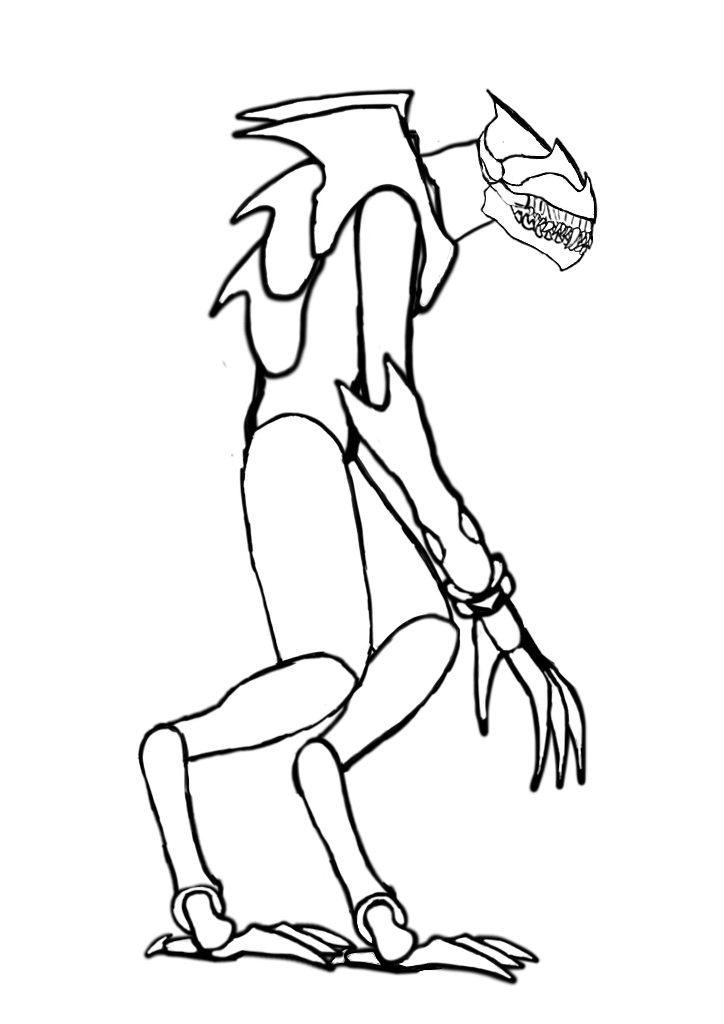
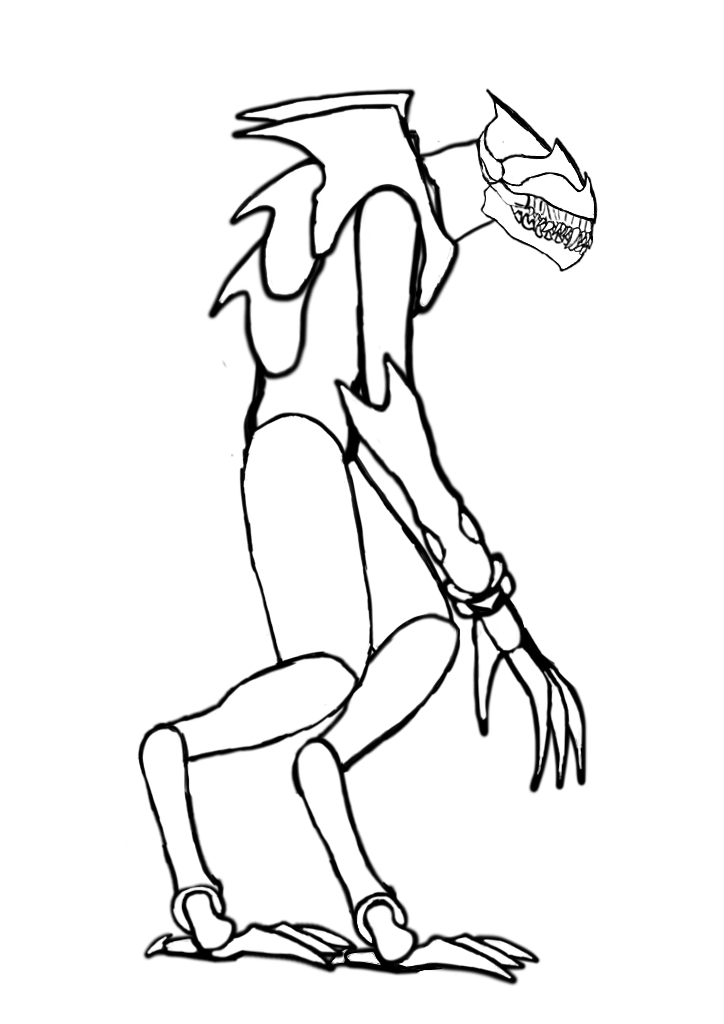
The second 724 × 1024 image is a revision of the first. Changes to its layers:
painted on "cuello" over [420, 154, 428, 164]
